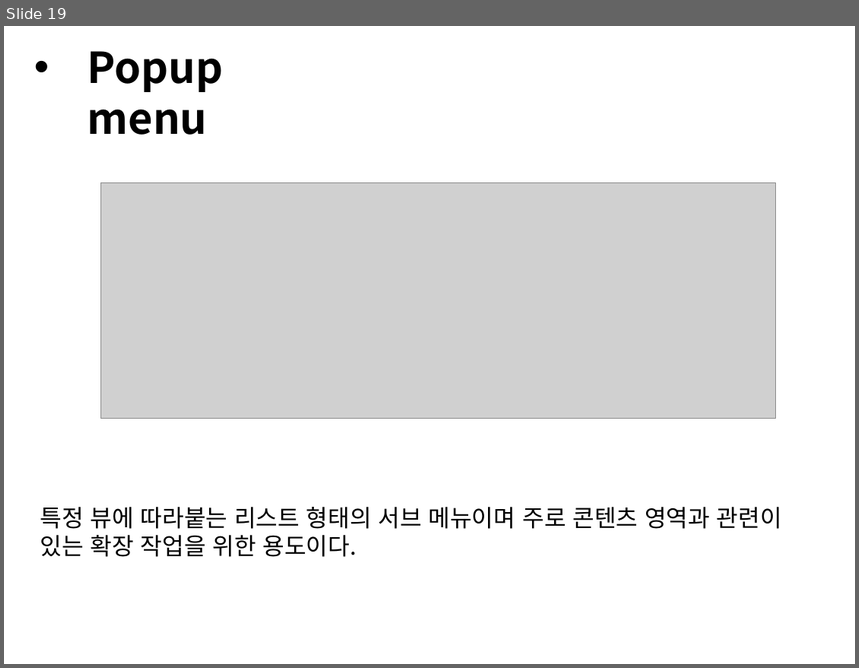
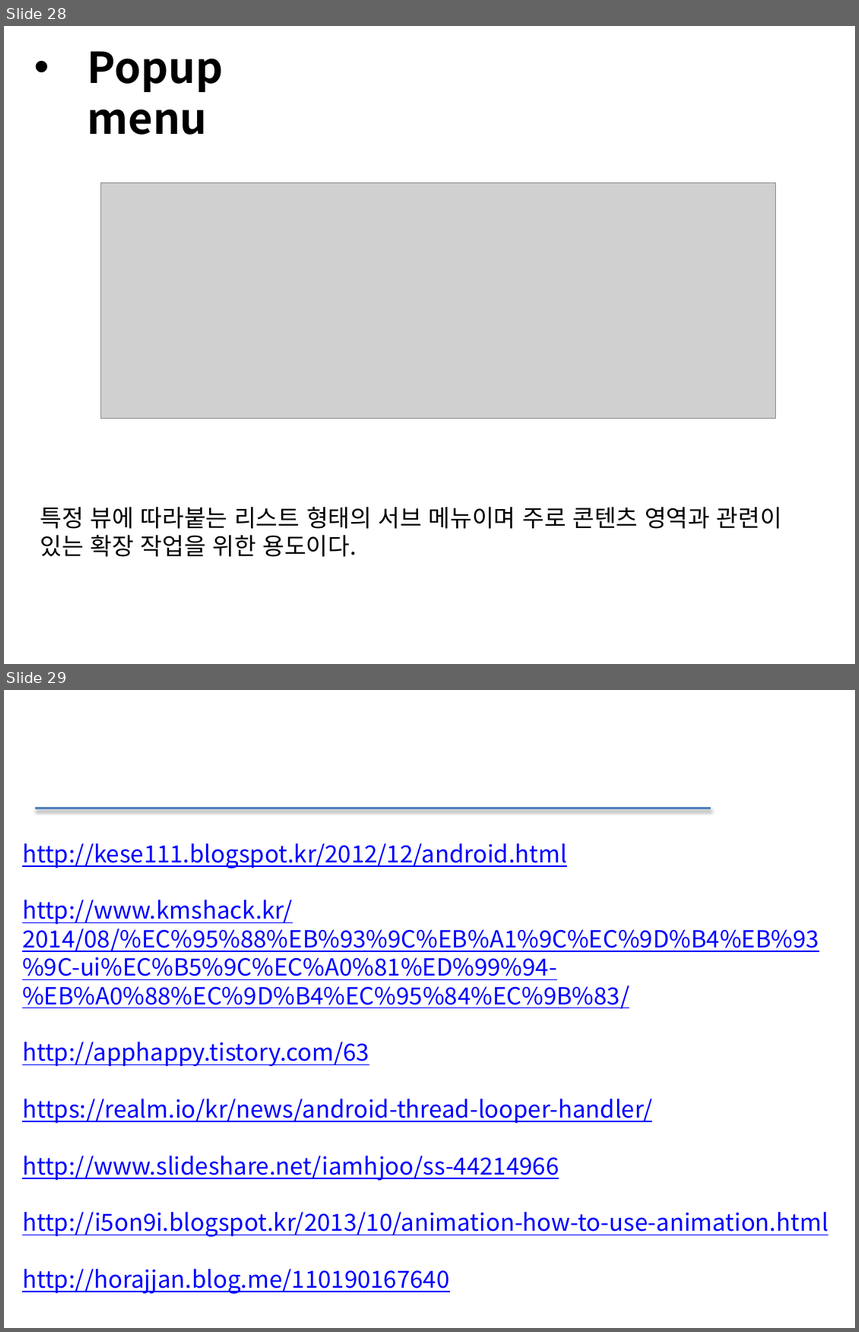
Before and after one commit to sc545/Beacon, a slide deck: 안드로이드 UI.pptx. Shown one above the other, each under a label of ours: slide 19 before the commit, slides 28 and 29 after it. The pictures are 859x668 and 859x1332 pixels, drawn with LibreOffice and Linux fonts; fonts in the diff are those of the drawing; grey boxes stand for pictures. Boxes give left, top, right and bottom in pixels: in the first picture for what was removed or moved away, otherwise in the second. Text is boxed around its words. In the diff, an @@ line names an element or a change of style, - is before the commit and + after.

```diff
--- a/안드로이드 UI.pptx
+++ b/안드로이드 UI.pptx
@@ slide 29 added at [4, 690, 855, 1328], background #FFFFFF @@
@@ line added from (35, 809) to (712, 809), #4F81BD 2 pt @@
@@ text added at [22, 844, 829, 1294], 20 pt, text #0000FF, underline @@
+http://kese111.blogspot.kr/2012/12/android.html
+http://www.kmshack.kr/2014/08/%EC%95%88%EB%93%9C%EB%A1%9C%EC%9D%B4%EB%93%9C-ui%EC%B5%9C%EC%A0%81%ED%99%94-%EB%A0%88%EC%9D%B4%EC%95%84%EC%9B%83/
+http://apphappy.tistory.com/63
+https://realm.io/kr/news/android-thread-looper-handler/
+http://www.slideshare.net/iamhjoo/ss-44214966
+http://i5on9i.blogspot.kr/2013/10/animation-how-to-use-animation.html
+http://horajjan.blog.me/110190167640
@@ what was slide 19 is now slide 28 @@
```
Also in this commit, not shown: 1 slide changed, 11 other slides added, 3 slides removed, 53 other files.
